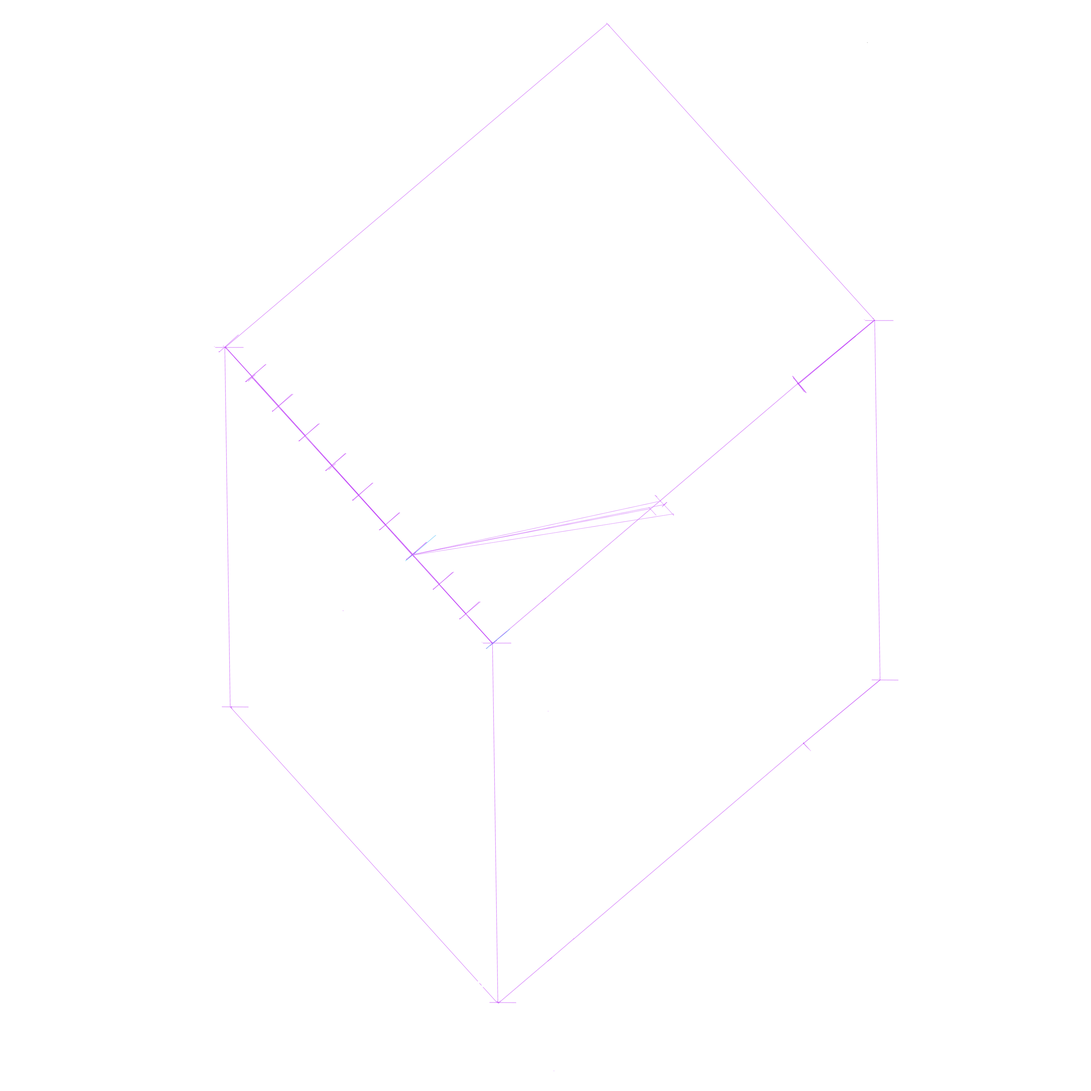
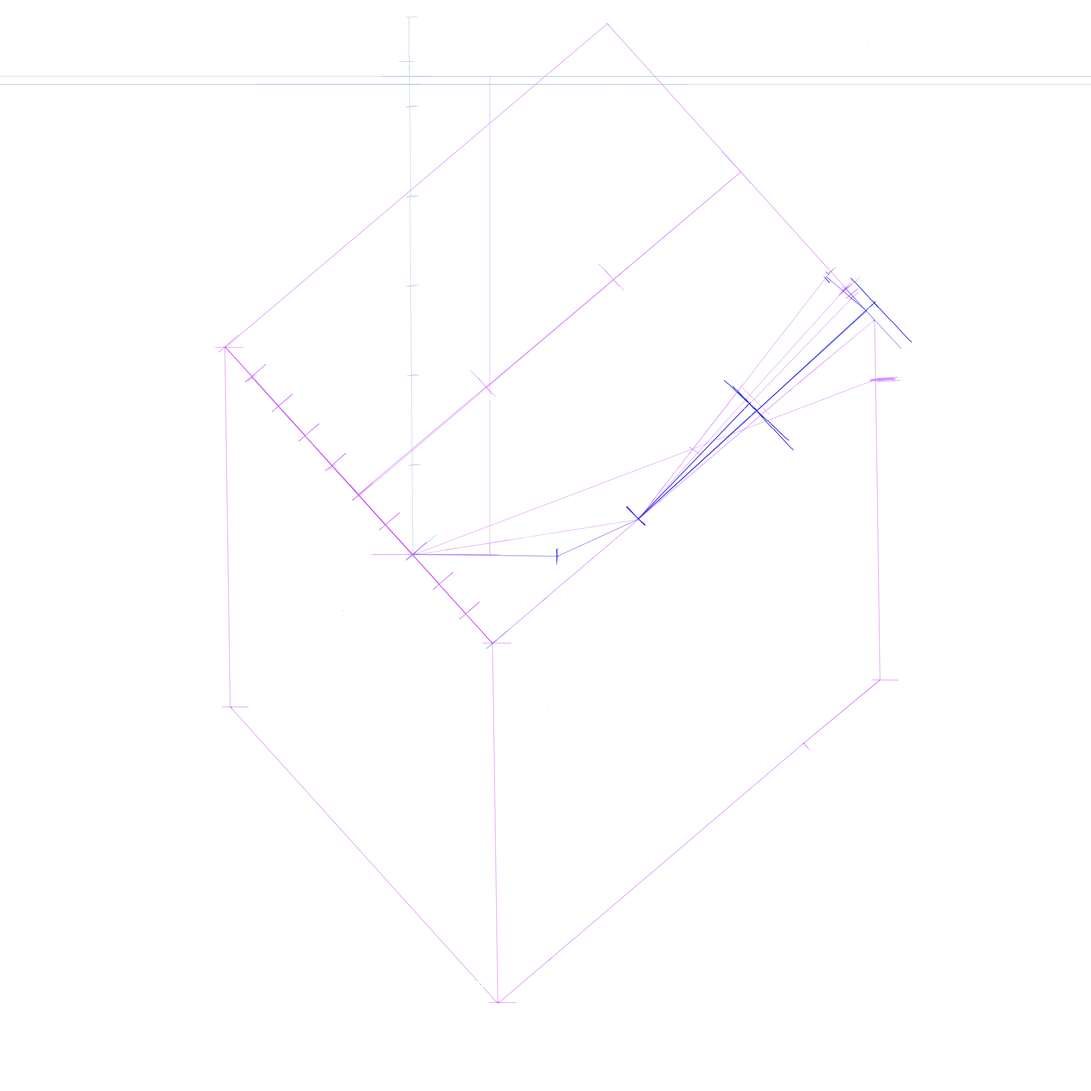
Two versions of the same layered image (1091px x 1091px). Layer-by-layer changes:
added layer "Layer 29" above "Layer 28" over box(556, 519, 639, 566)
added layer "Layer 28" above "Layer 27" over box(412, 554, 560, 558)
added layer "Layer 27" above "Thước 7 - 3" over box(825, 269, 870, 314)
added layer "Thước 7 - 3" above "Layer 16" over box(626, 276, 913, 527)
added layer "Layer 16" above "Layer 22" over box(626, 380, 790, 526)
added layer "Layer 22" above "Layer 26" over box(371, 75, 501, 556)
added layer "Layer 26" above "Thước 5 - 6" over box(638, 310, 868, 520)
added layer "Thước 5 - 6" above "Layer 15" over box(0, 16, 1091, 557)
added layer "Layer 15" above "Layer 14" over box(638, 277, 868, 521)
added layer "Layer 14" above "Thước 4 -3" over box(350, 151, 751, 502)
added layer "Layer 11" above "Layer 8" over box(225, 172, 741, 497)
added layer "Layer 10" above "Layer 9" over box(415, 549, 499, 639)
added layer "Layer 9" above "Layer 7" over box(637, 269, 860, 521)
added layer "Layer 7" above "Layer 2" over box(411, 264, 901, 556)
painted on "Layer 2" over box(412, 495, 675, 556)
painted on "Box" over box(792, 319, 895, 394)
